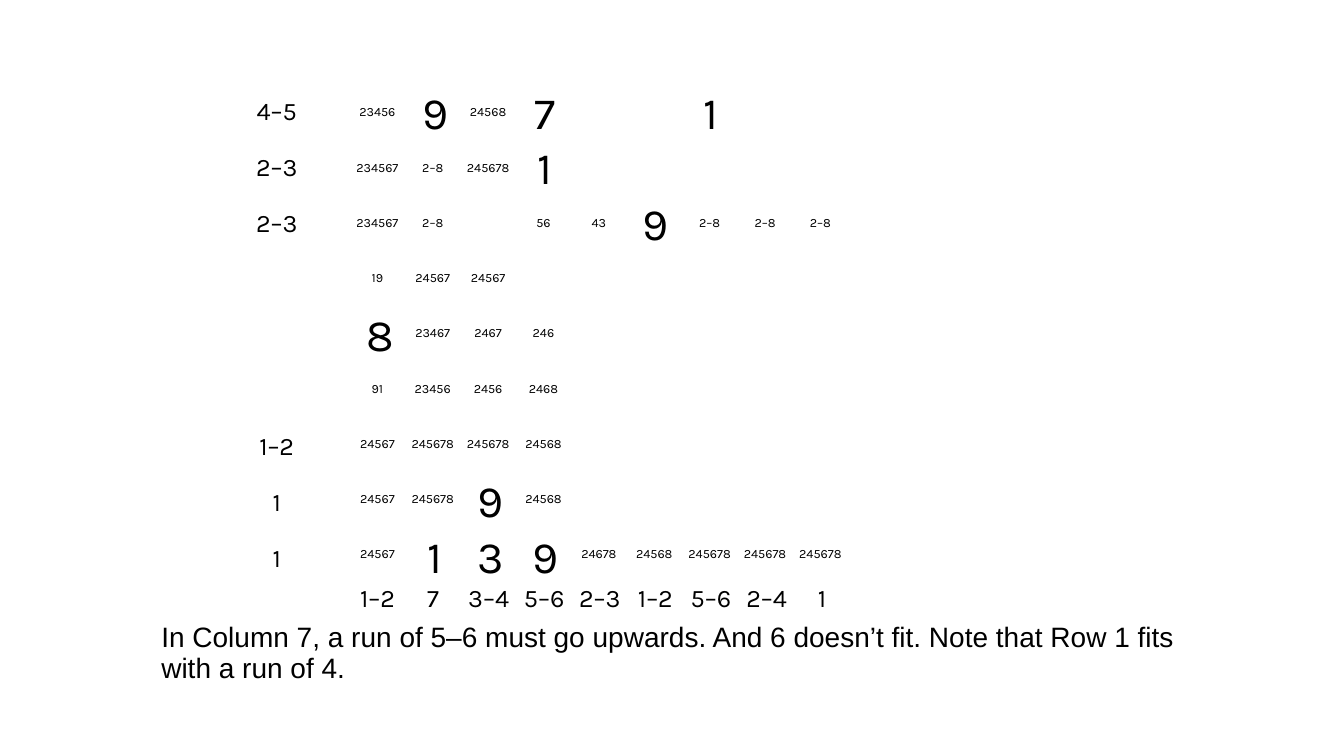
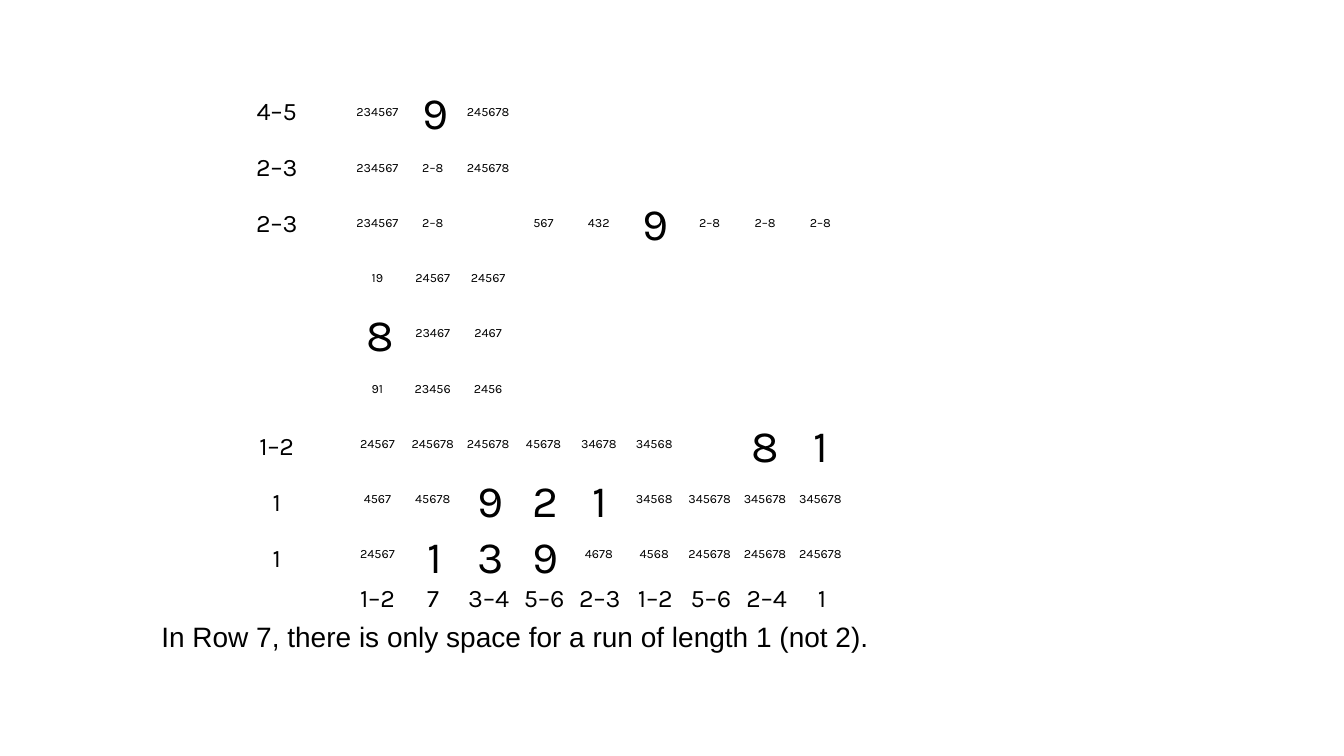
Before and after one commit to jhardis/WSJ_Number_Puzzles, a slide deck: slide 13 of 20260321_2.pptx. Drawn at 1344x756 pixels with LibreOffice and Linux fonts; fonts in the diff are those of the drawing; background and template pictures are left out. Boxes give left, top, right and bottom in pixels: in the first picture for what was removed or moved away, otherwise in the second. Text is boxed around its words. In the diff, an @@ line names an element or a change of style, - is before the commit and + after.

```diff
--- a/20260321_2.pptx
+++ b/20260321_2.pptx
@@ text at <box>356,108,398,116</box>: text changed @@
-23456
+234567
@@ text at <box>467,108,509,116</box>: text changed @@
-24568
+245678
@@ text removed at <box>535,101,556,129</box> @@
-7
@@ text at <box>533,219,553,227</box>: text changed @@
-56
+567
@@ text at <box>588,219,610,227</box>: text changed @@
-43
+432
@@ text removed at <box>533,329,555,337</box> @@
-246
@@ text removed at <box>529,385,558,393</box> @@
-2468
@@ text "1": place and size @@
-text "1" at <box>703,100,718,129</box>
+text "1" at <box>813,433,828,462</box>
@@ text at <box>526,440,561,448</box>: text changed @@
-24568
+45678
@@ text at <box>581,440,616,448</box>: text changed @@
-24568
+34678
@@ text added at <box>636,440,673,448</box>, 9 pt, text #000000 @@
+34568
@@ text added at <box>752,433,780,463</box>, 32 pt, text #000000 @@
+8
@@ text "1": place and size @@
-text "1" at <box>538,155,553,184</box>
+text "1" at <box>593,488,608,517</box>
@@ text at <box>364,495,391,503</box>: text changed @@
-24567
+4567
@@ text at <box>415,495,450,503</box>: text changed @@
-245678
+45678
@@ text added at <box>532,488,558,517</box>, 32 pt, text #000000 @@
+2
@@ text added at <box>636,495,673,503</box>, 9 pt, text #000000 @@
+34568
@@ text added at <box>688,495,730,503</box>, 9 pt, text #000000 @@
+345678
@@ text added at <box>744,495,786,503</box>, 9 pt, text #000000 @@
+345678
@@ text added at <box>799,495,841,503</box>, 9 pt, text #000000 @@
+345678
@@ text at <box>585,550,613,558</box>: text changed @@
-24678
+4678
@@ text at <box>640,550,669,558</box>: text changed @@
-24568
+4568
@@ text at <box>161,626,868,652</box>: text changed @@
-In Column 7, a run of 5–6 must go upwards. And 6 doesn’t fit. Note that Row 1 fits with a run of 4.
+In Row 7, there is only space for a run of length 1 (not 2).
```
Also in this commit, not shown: 40 other slides changed, 6 slides added.
